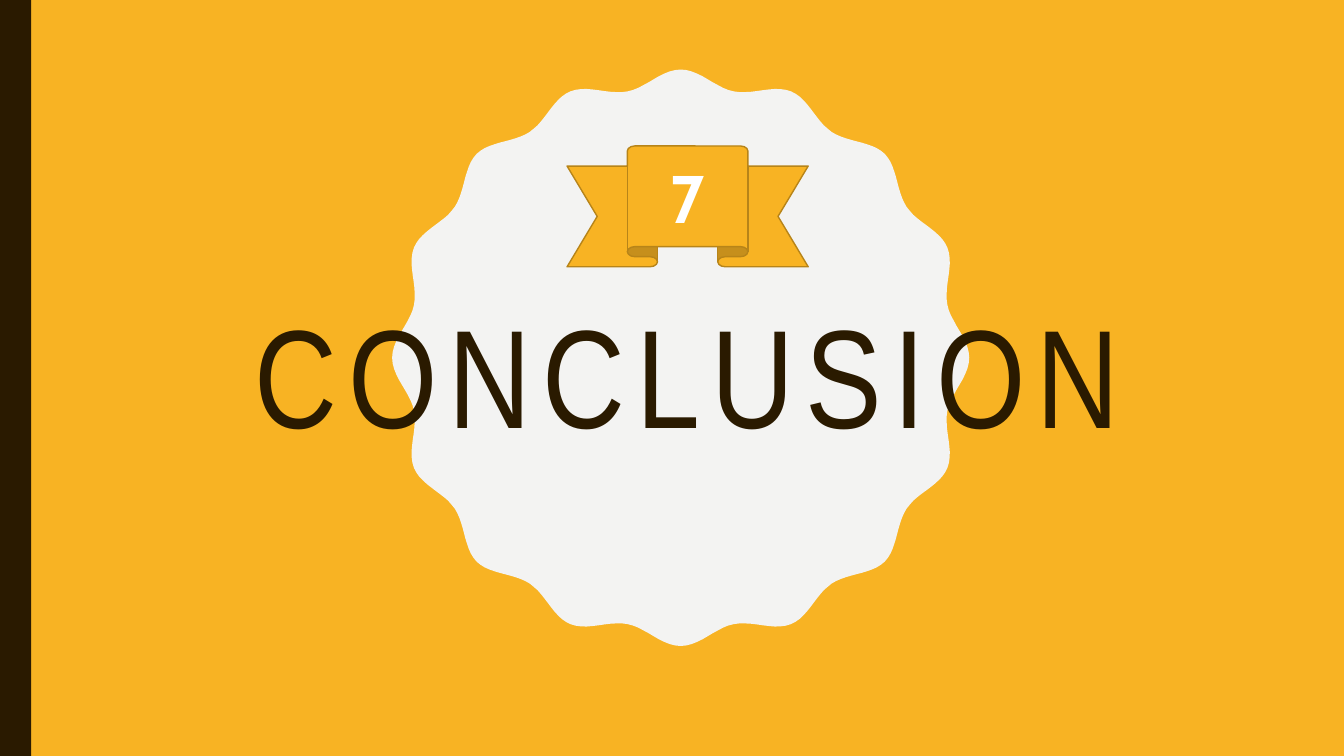
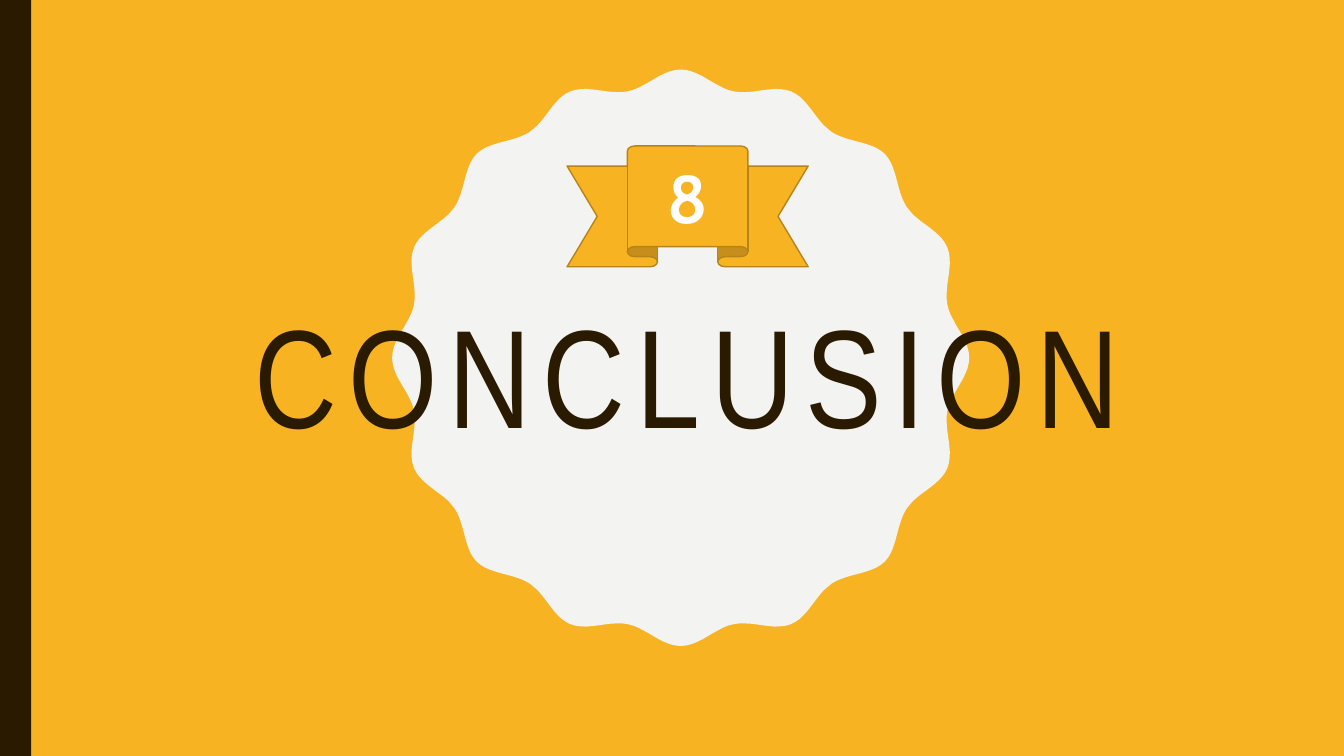
Before and after one commit to DinaBELRHAZI/Parking, a slide deck: slide 11 of maquette/Attribution des places de parking.pptx (slide 9 before the commit). Drawn at 1344x756 pixels with LibreOffice and Linux fonts; fonts in the diff are those of the drawing. Boxes give left, top, right and bottom in pixels: in the first picture for what was removed or moved away, otherwise in the second. Text is boxed around its words. In the diff, an @@ line names an element or a change of style, - is before the commit and + after.

```diff
--- a/maquette/Attribution des places de parking.pptx
+++ b/maquette/Attribution des places de parking.pptx
@@ text in ribbon at bbox=[667, 175, 707, 224]: text changed @@
-7
+8
```
Also in this commit, not shown: 2 other slides changed, 2 slides added, 1 other file.
